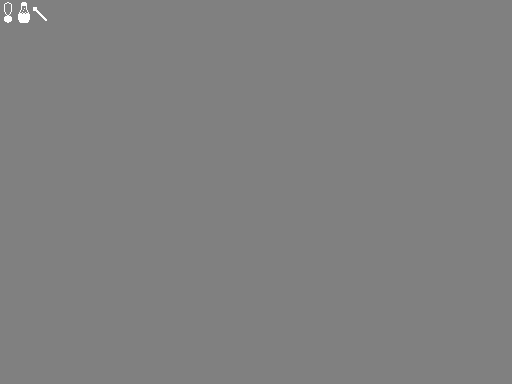
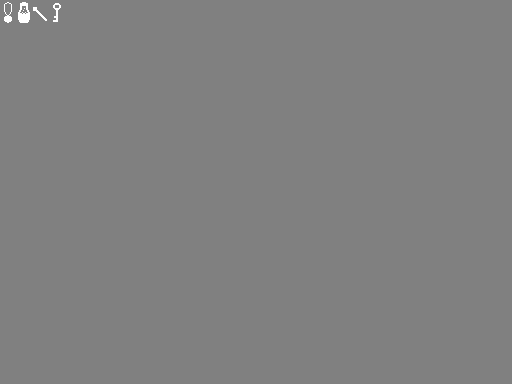
Layered file, before and after one edit (512px x 384px). Changes by layer:
painted on "Background" over [18, 3, 61, 22]
